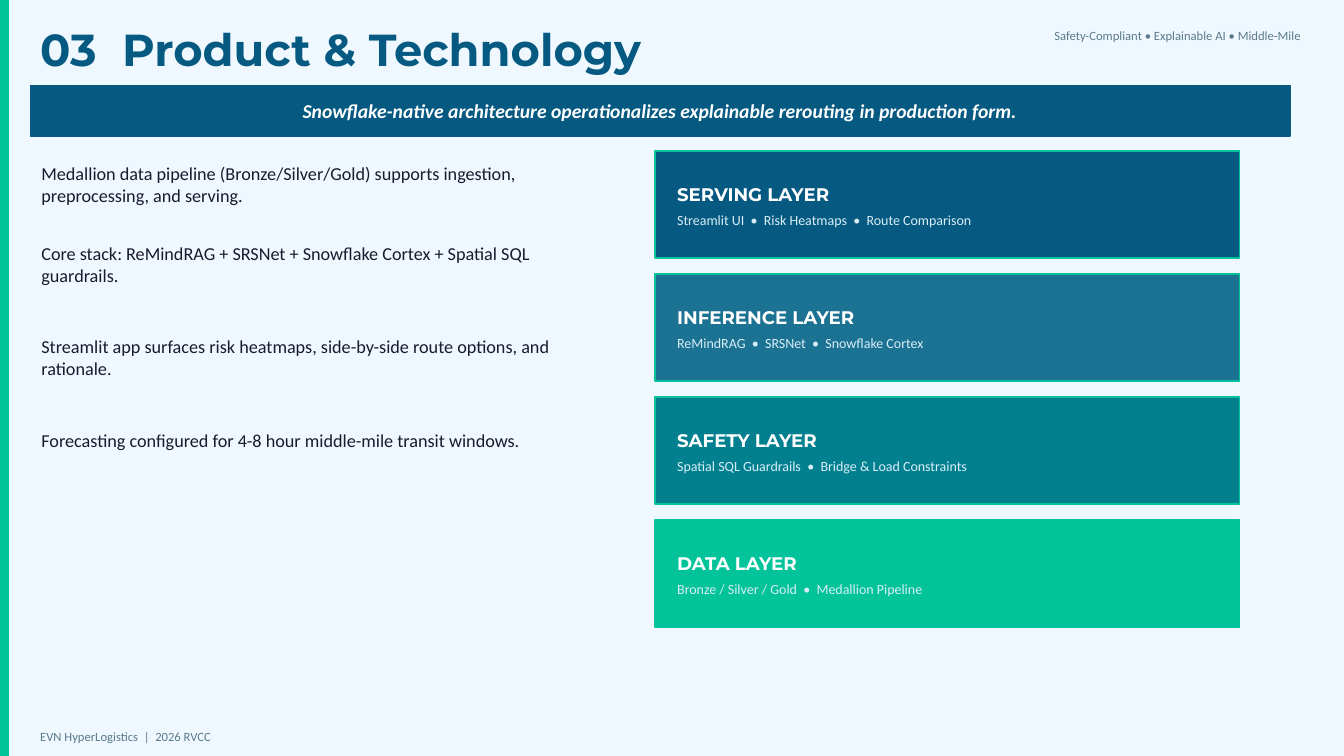
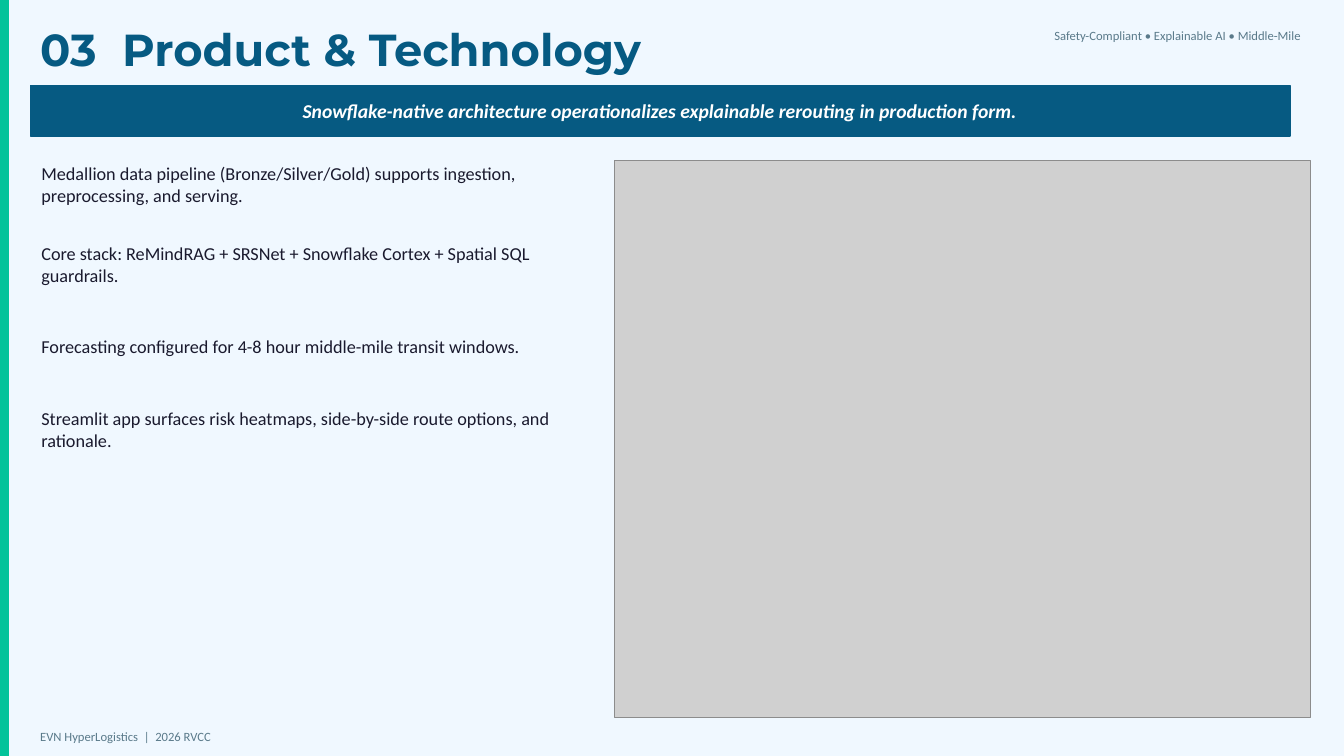
Before and after one commit to mosomo82/COMP_SCI_5542, a slide deck: slide 5 of RVCC Competition/reports/EVN_HyperLogistics_RVCC_2026.pptx (slide 4 before the commit). Drawn at 1344x756 pixels with LibreOffice and Linux fonts; fonts in the diff are those of the drawing; grey boxes stand for pictures. Boxes give left, top, right and bottom in pixels: in the first picture for what was removed or moved away, otherwise in the second. Text is boxed around its words. In the diff, an @@ line names an element or a change of style, - is before the commit and + after.

```diff
--- a/RVCC Competition/reports/EVN_HyperLogistics_RVCC_2026.pptx
+++ b/RVCC Competition/reports/EVN_HyperLogistics_RVCC_2026.pptx
@@ picture added at [615, 160, 1311, 718] @@
@@ rectangle removed at [655, 151, 1240, 258] @@
@@ text removed at [677, 188, 829, 202] @@
-SERVING LAYER
@@ text removed at [677, 215, 971, 228] @@
-Streamlit UI • Risk Heatmaps • Route Comparison
@@ rectangle removed at [655, 274, 1240, 381] @@
@@ text removed at [677, 311, 854, 325] @@
-INFERENCE LAYER
@@ text at [41, 340, 519, 356]: paragraph added @@
+Forecasting configured for 4-8 hour middle-mile transit windows.
@@ text removed at [677, 338, 923, 348] @@
-ReMindRAG • SRSNet • Snowflake Cortex
@@ rectangle removed at [655, 397, 1240, 504] @@
@@ text at [41, 434, 519, 450]: paragraph removed @@
-Forecasting configured for 4-8 hour middle-mile transit windows.
@@ text removed at [677, 434, 817, 448] @@
-SAFETY LAYER
@@ text removed at [677, 461, 967, 474] @@
-Spatial SQL Guardrails • Bridge & Load Constraints
@@ rectangle removed at [655, 520, 1240, 627] @@
@@ text removed at [677, 557, 797, 570] @@
-DATA LAYER
@@ text removed at [677, 584, 922, 597] @@
-Bronze / Silver / Gold • Medallion Pipeline
```
Also in this commit, not shown: 3 other slides changed, 2 slides added, 3 other files.
